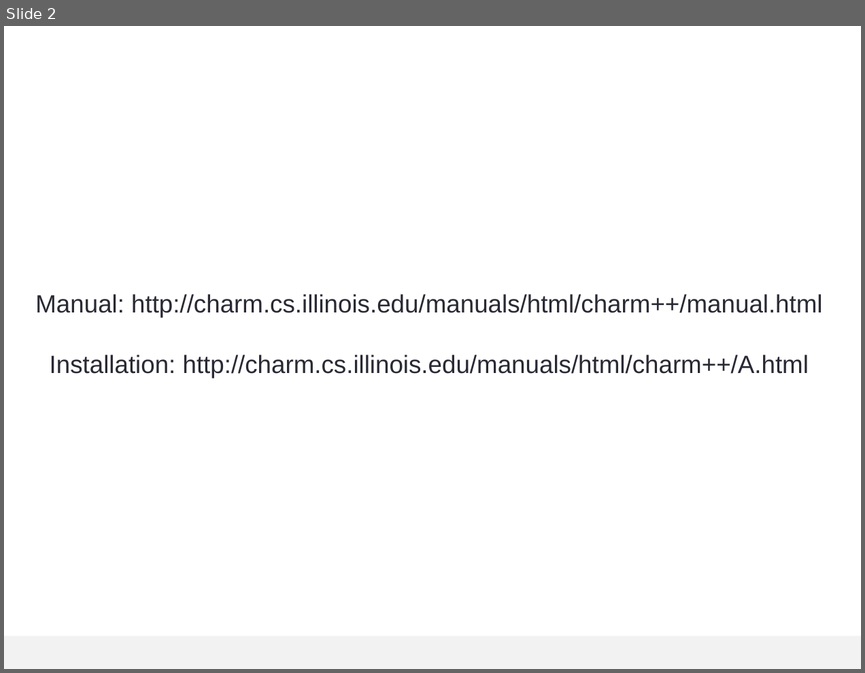
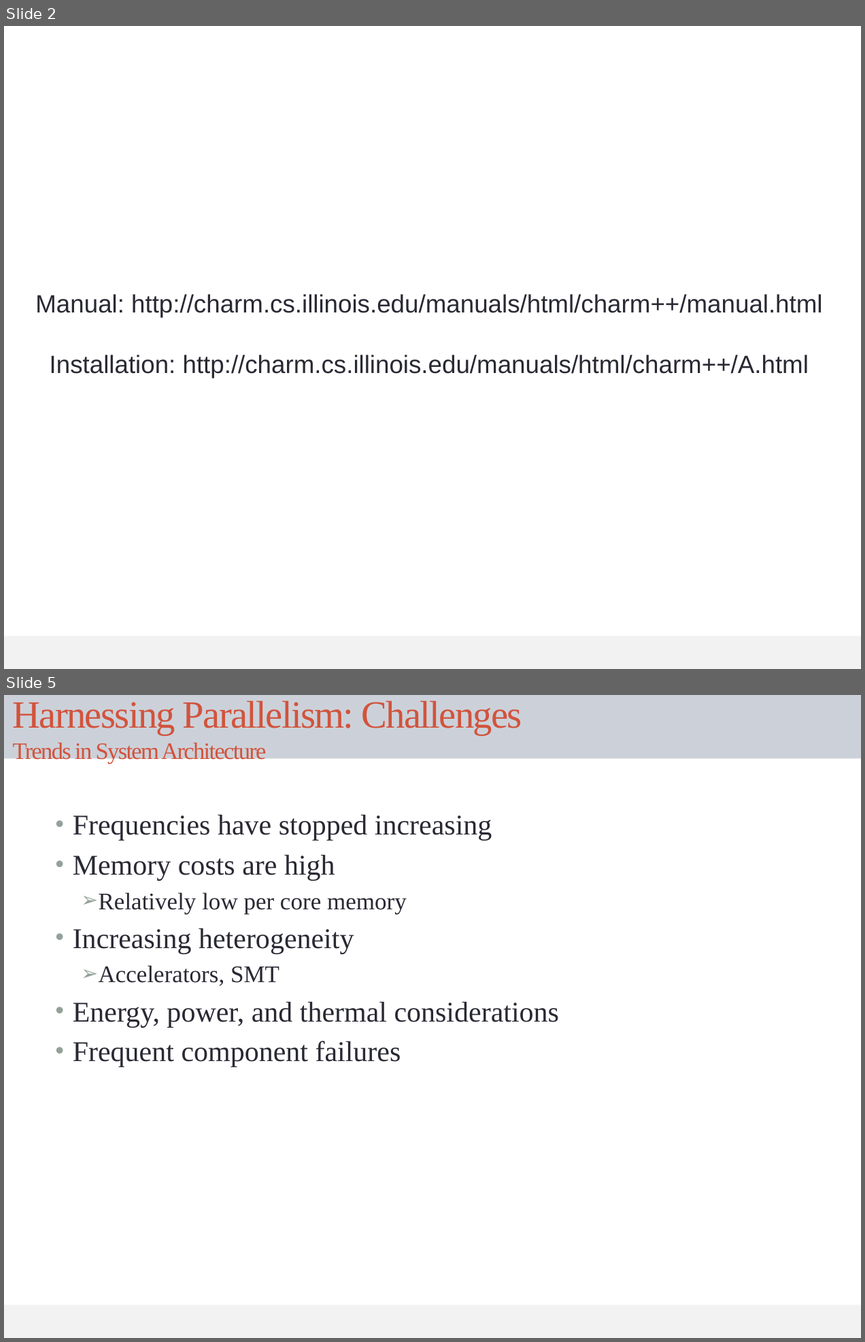
Before and after one commit to UIUC-PPL/charm_tutorial, a slide deck: tutorial.pptx. Shown one above the other, each under a label of ours: slide 2 before the commit, slides 2 and 5 after it; the slides between them are not shown. The pictures are 865x673 and 865x1342 pixels, drawn with LibreOffice and Linux fonts; fonts in the diff are those of the drawing. Boxes give left, top, right and bottom in pixels: in the first picture for what was removed or moved away, otherwise in the second. Text is boxed around its words. In the diff, an @@ line names an element or a change of style, - is before the commit and + after.

```diff
--- a/tutorial.pptx
+++ b/tutorial.pptx
@@ slide 5 added at [4, 695, 861, 1338], background #FFFFFF; not listed: 1 template element that a slide beside it also shows @@
@@ title added at [4, 695, 861, 758], fill #CCD1D9, 32.4 pt, text #D2533C @@
+Harnessing Parallelism: Challenges
+Trends in System Architecture
@@ text added at [73, 815, 560, 1067], 24 pt, text #292934 @@
+• Frequencies have stopped increasing
+• Memory costs are high
+  ➢ Relatively low per core memory
+• Increasing heterogeneity
+  ➢ Accelerators, SMT
+• Energy, power, and thermal considerations
+• Frequent component failures
```
Also in this commit, not shown: 33 slides changed, 6 other slides added.
